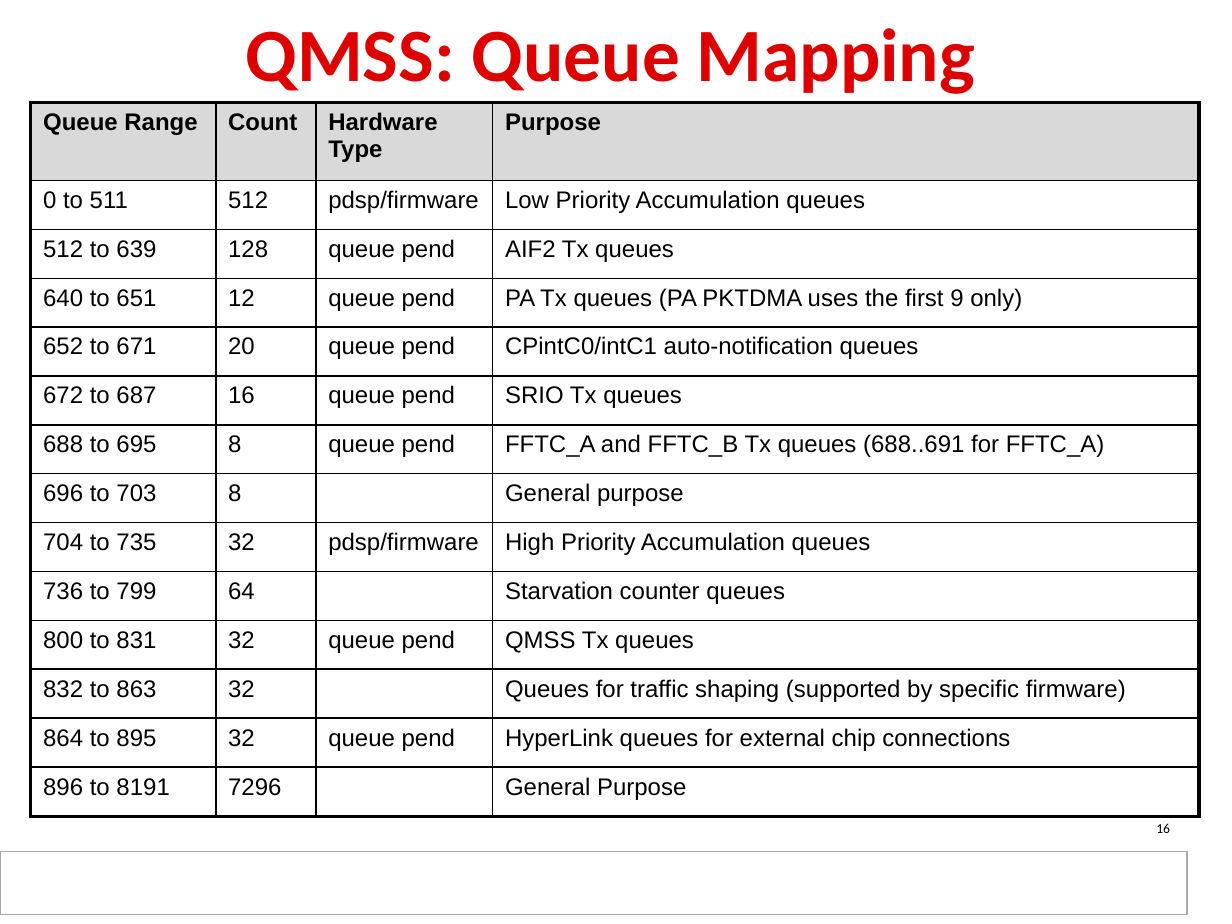
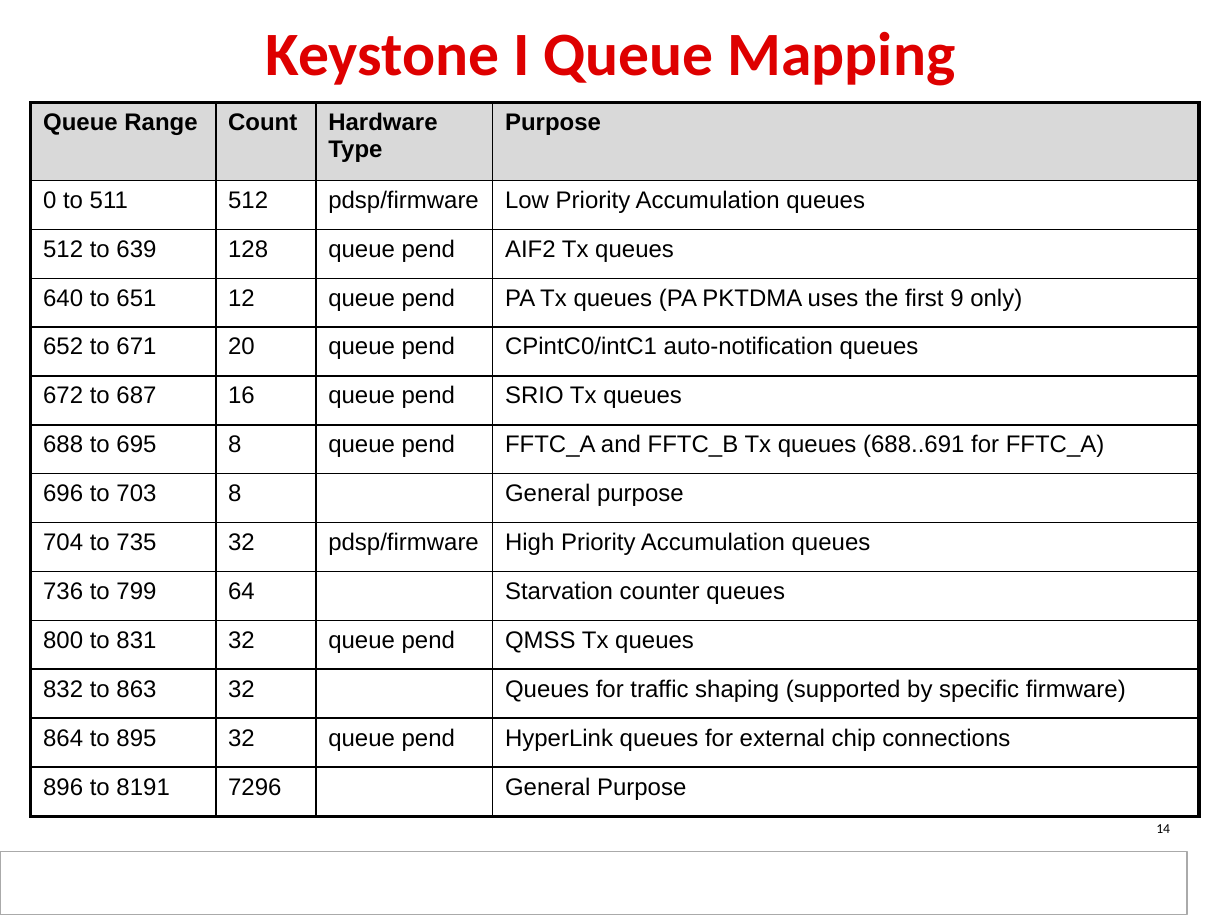
Before and after one commit to hari1989/keystone-workshop, a slide deck: slide 14 of slides/KeyStone Multicore Navigator.pptx (slide 16 before the commit). Drawn at 1232x924 pixels with LibreOffice and Linux fonts; fonts in the diff are those of the drawing; background and template pictures are left out. Boxes give left, top, right and bottom in pixels: in the first picture for what was removed or moved away, otherwise in the second. Text is boxed around its words. In the diff, an @@ line names an element or a change of style, - is before the commit and + after.

```diff
--- a/slides/KeyStone Multicore Navigator.pptx
+++ b/slides/KeyStone Multicore Navigator.pptx
@@ title at bbox=[266, 31, 956, 86]: text changed; size 44 to 36 pt @@
-QMSS: Queue Mapping
+Keystone I Queue Mapping
@@ page number at bbox=[1156, 824, 1170, 833]: text changed @@
-16
+14
```
Also in this commit, not shown: 10 other slides changed, 13 slides added, 4 slides removed.
